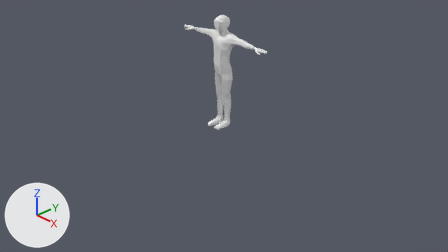
Two versions of the Blender file blender/template_human/template.blend, one commit apart.
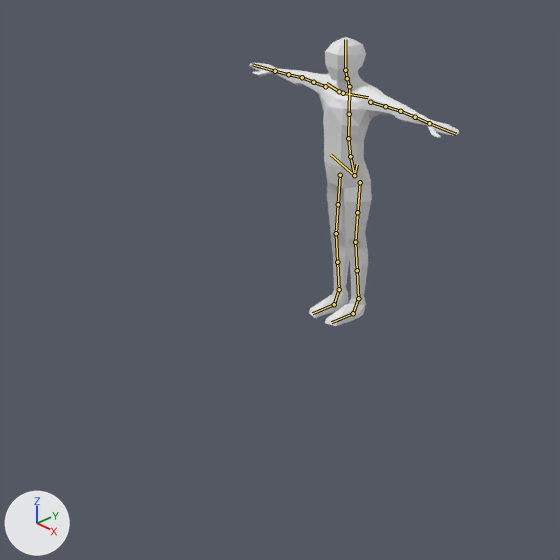
Each version is shown from the file's camera 'Camera', then close up on the part from 19% to 69% of the width and 0% to 88% of the height. Arrows for +X, +Y and +Z are at lower left; the lights stay in place. The older version's two pictures come first. The bones that change, and the others that lie on the model, are drawn over the model as lines in the close-ups.
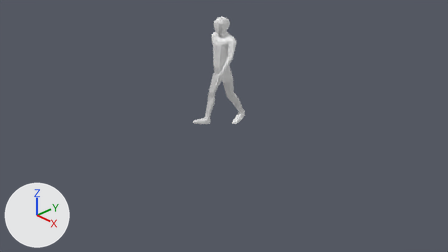
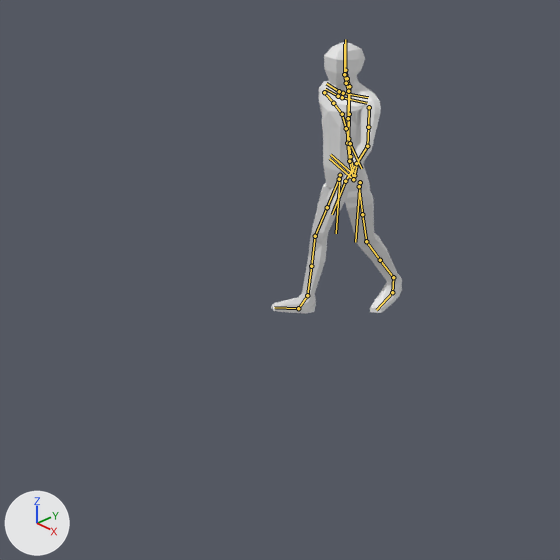
The newer file adds an action. The first version stands in its rest pose; the second is drawn at frame 0 of the action 'walk'.

Patch to the scene script:
```diff
--- a/blender/template_human/template.blend.py
+++ b/blender/template_human/template.blend.py
@@ bone_torso @@
 bone_torso = bpy.data.objects['rig'].pose.bones['torso']  # child of 'MCH-torso.parent'
-bone_torso.location = (0.0, 0.0, 0.0)
+bone_torso.location = (-0.01, 0.0, -0.034)
@@ bone_shoulder_l @@
 bone_shoulder_l = bpy.data.objects['rig'].pose.bones['shoulder.L']  # child of 'ORG-spine.003'
 bone_shoulder_l.rotation_mode = 'YXZ'
-bone_shoulder_l.rotation_euler = (0.0, 0.0, 0.0)  # degrees (0, 0, 0)
+bone_shoulder_l.rotation_euler = (-0.0349, 0.0175, 0.0)  # degrees (-2, 1, 0)
@@ bone_shoulder_r @@
 bone_shoulder_r = bpy.data.objects['rig'].pose.bones['shoulder.R']  # child of 'ORG-spine.003'
 bone_shoulder_r.rotation_mode = 'YXZ'
-bone_shoulder_r.rotation_euler = (0.0, 0.0, 0.0)  # degrees (0, 0, 0)
+bone_shoulder_r.rotation_euler = (-0.0349, -0.0175, 0.0)  # degrees (-2, -1, 0)
@@ bone_hand_ik_l @@
 bone_hand_ik_l = bpy.data.objects['rig'].pose.bones['hand_ik.L']  # child of 'MCH-hand_ik.parent.L'
-bone_hand_ik_l.location = (0.0, 0.0, 0.0)
-bone_hand_ik_l.rotation_quaternion = (1.0, 0.0, 0.0, 0.0)  # degrees (0, 0, 0)
+bone_hand_ik_l.location = (-0.491, -0.278, -0.459)
+bone_hand_ik_l.rotation_quaternion = (0.686, 0.38, -0.192, -0.591)  # degrees (50, 11, -77)
@@ bone_hand_ik_r @@
 bone_hand_ik_r = bpy.data.objects['rig'].pose.bones['hand_ik.R']  # child of 'MCH-hand_ik.parent.R'
-bone_hand_ik_r.location = (0.0, 0.0, 0.0)
-bone_hand_ik_r.rotation_quaternion = (1.0, 0.0, 0.0, 0.0)  # degrees (0, 0, 0)
+bone_hand_ik_r.location = (0.491, 0.266, -0.475)
+bone_hand_ik_r.rotation_quaternion = (0.684, 0.054, -0.148, 0.713)  # degrees (-8, -16, 94)
@@ bone_foot_ik_l @@
 bone_foot_ik_l = bpy.data.objects['rig'].pose.bones['foot_ik.L']  # child of 'MCH-foot_ik.parent.L'
-bone_foot_ik_l.location = (0.0, 0.0, 0.0)
-bone_foot_ik_l.rotation_quaternion = (1.0, 0.0, 0.0, 0.0)  # degrees (0, 0, 0)
+bone_foot_ik_l.location = (0.022, 0.331, 0.064)
+bone_foot_ik_l.rotation_quaternion = (0.985, 0.151, -0.013, 0.082)  # degrees (17, -3, 9)
@@ bone_foot_ik_r @@
 bone_foot_ik_r = bpy.data.objects['rig'].pose.bones['foot_ik.R']  # child of 'MCH-foot_ik.parent.R'
-bone_foot_ik_r.location = (0.0, 0.0, 0.0)
-bone_foot_ik_r.rotation_quaternion = (1.0, 0.0, 0.0, 0.0)  # degrees (0, 0, 0)
+bone_foot_ik_r.location = (-0.022, -0.284, 0.04)
+bone_foot_ik_r.rotation_quaternion = (0.984, -0.156, -0.013, -0.082)  # degrees (-18, -3, -9)
```

Pixel boxes (x1, y1, x2, y2) of what changed, in the close-ups (560 x 560 px):
'Cube', posed (37% narrower, 6% shorter): before (250, 37, 459, 326); after (271, 42, 402, 313)
